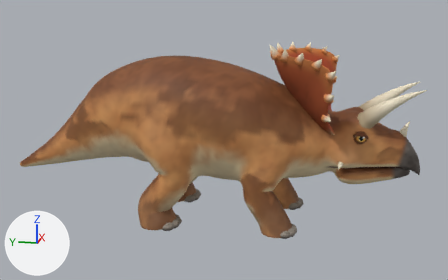
One commit to the Blender file art/sources/triceratops/triceratops.blend: the scene before it, then after it.
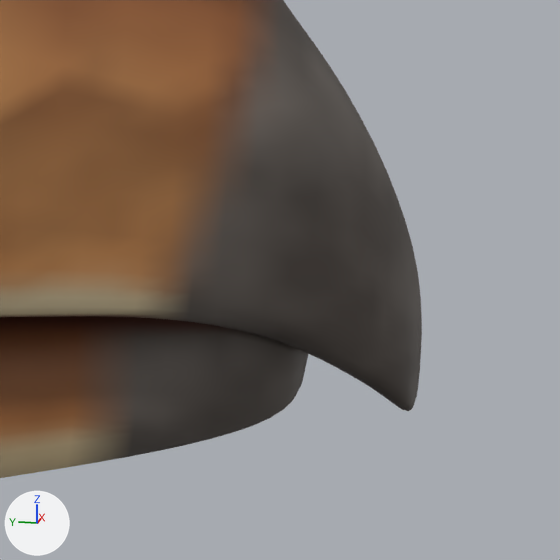
Each version appears first whole from a 50 mm lens placed at (-11.689, -2.694, 4.49), pointed at (0.026, -0.351, 1.561), and next in a close-up on the part from 86% to 96% of the width and 50% to 67% of the height. The axes (+X, +Y, +Z) are drawn at lower left. The lights are the same throughout. The older version's two pictures come first.

In view in the first close-up: 'TriBody'.
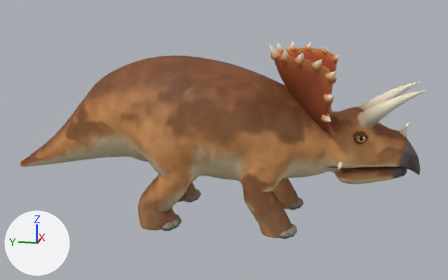
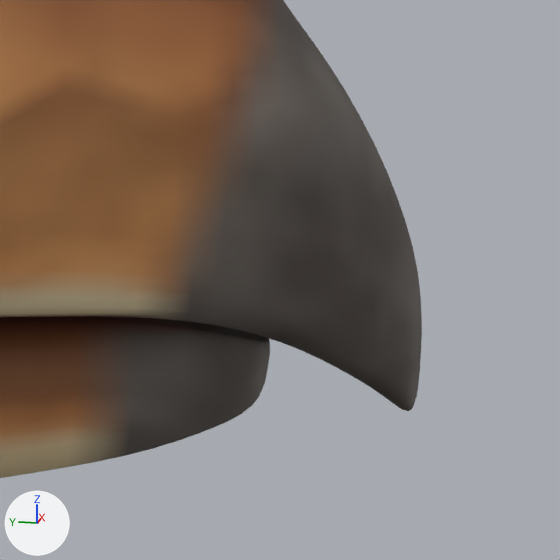
Where the change shows, as pixel boxes (x1, y1, x2, y2) in the close-ups (560 x 560 px; the box of a moved part takes in the faces that stretch with it):
part 1 of me_tribody_001, moved or reshaped: before (100, 318, 308, 457); after (99, 317, 270, 455)

What changed in the scene script:
```text
Change me_tribody_001:
    used by ob_tribody; location = (0.0, 0.0, 0.0)
    remove me_tribody_001.from_pydata(...)  # 17824 vertices, 35652 faces; spans x -1.26..1.26, y -4.1..4.08, z 0.03..3.2
    add me_tribody_001.from_pydata(...)  # 17812 vertices, 35620 faces; spans x -1.26..1.26, y -4.1..4.08, z 0.03..3.2
    me_tribody_001 part 1: 461 vertices moved from x -0.16..0.16, y -3.93..-3.65, z 1.0..1.24 to x -0.16..0.16, y -3.87..-3.65, z 1.0..1.23; 104 vertices removed from x -0.15..0.15, y -3.92..-3.65, z 1.03..1.21; 92 vertices added at x -0.15..0.15, y -3.86..-3.65, z 1.04..1.2
    other edits to the shape of me_tribody_001 do not show in these pictures
```
